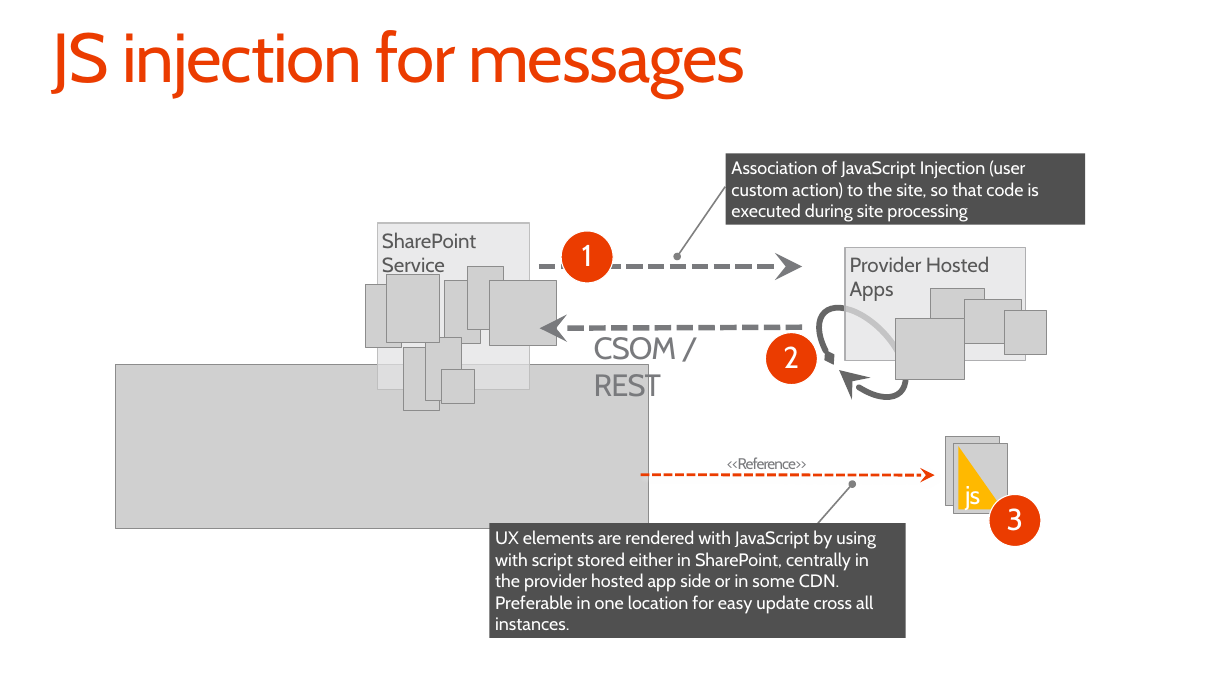
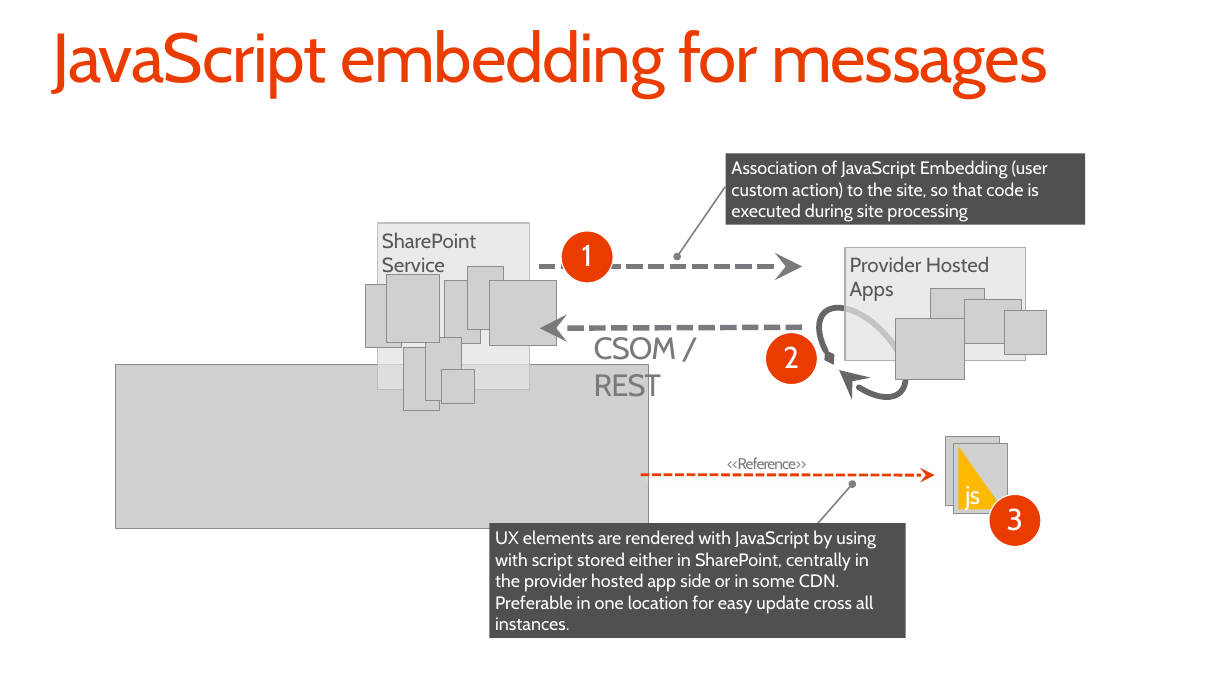
Before and after one commit to OfficeDev/TrainingContent, a slide deck: slide 14 of O3658/02 Managing site settings using app model/2_SiteManagement.pptx. Drawn at 1232x693 pixels with LibreOffice and Linux fonts; fonts in the diff are those of the drawing; grey boxes stand for pictures; background and template pictures are left out. Boxes give left, top, right and bottom in pixels: in the first picture for what was removed or moved away, otherwise in the second. Text is boxed around its words. In the diff, an @@ line names an element or a change of style, - is before the commit and + after.

Commit message:
Lab fixes, updates on decks and readme files on the JS embedding naming change

```diff
--- a/O3658/02 Managing site settings using app model/2_SiteManagement.pptx
+++ b/O3658/02 Managing site settings using app model/2_SiteManagement.pptx
@@ title at (x1=52, y1=30, x2=1048, y2=98): text changed @@
-JS injection for messages
+JavaScript embedding for messages
@@ text in rectangle at (x1=731, y1=160, x2=1048, y2=222): text changed @@
-  Association of JavaScript Injection (user custom action) to the site, so that code is executed during site processing
+  Association of JavaScript Embedding (user custom action) to the site, so that code is executed during site processing
```
Also in this commit, not shown: 8 other slides changed, 4 other files.
